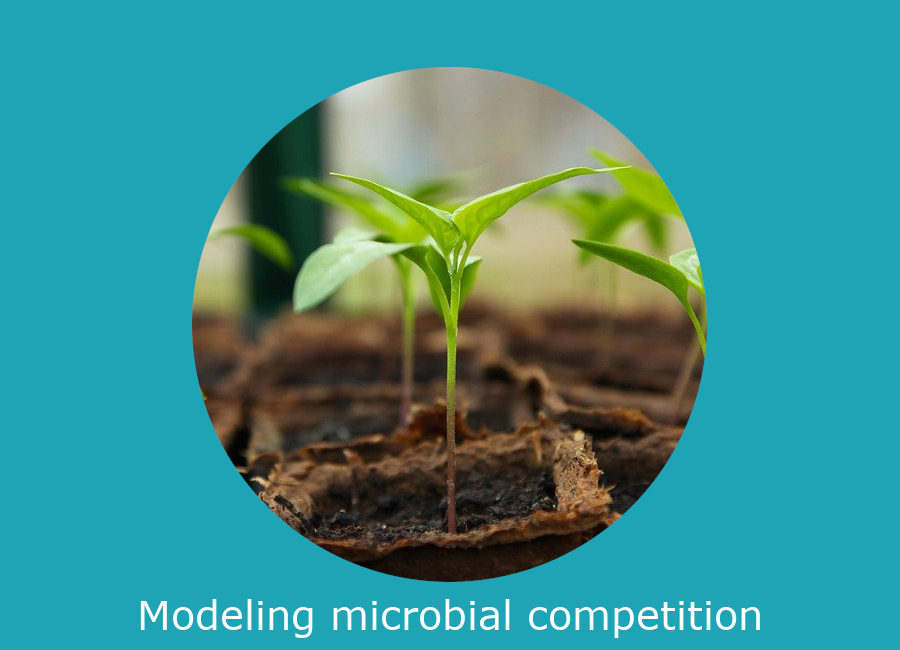
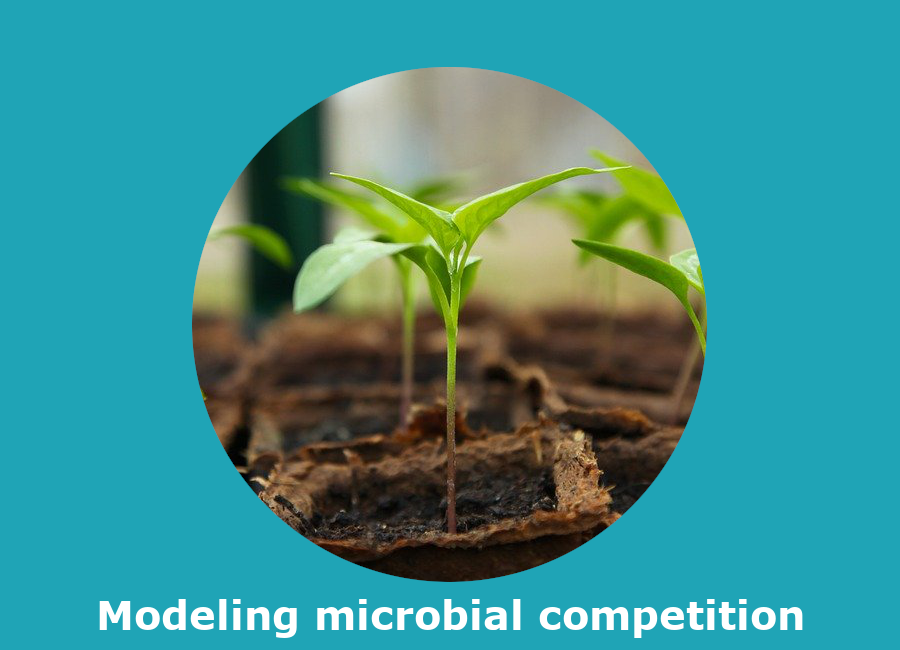
Revision of a layered 900 × 650 image; what changed, layer by layer:
painted on "Modeling microbial competition" over [99, 599, 803, 638]
